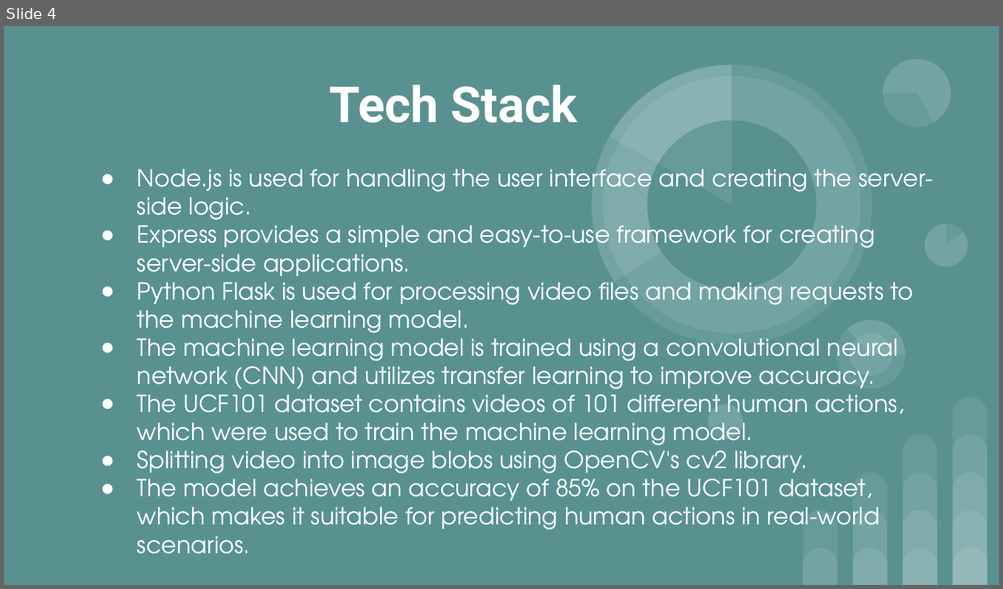
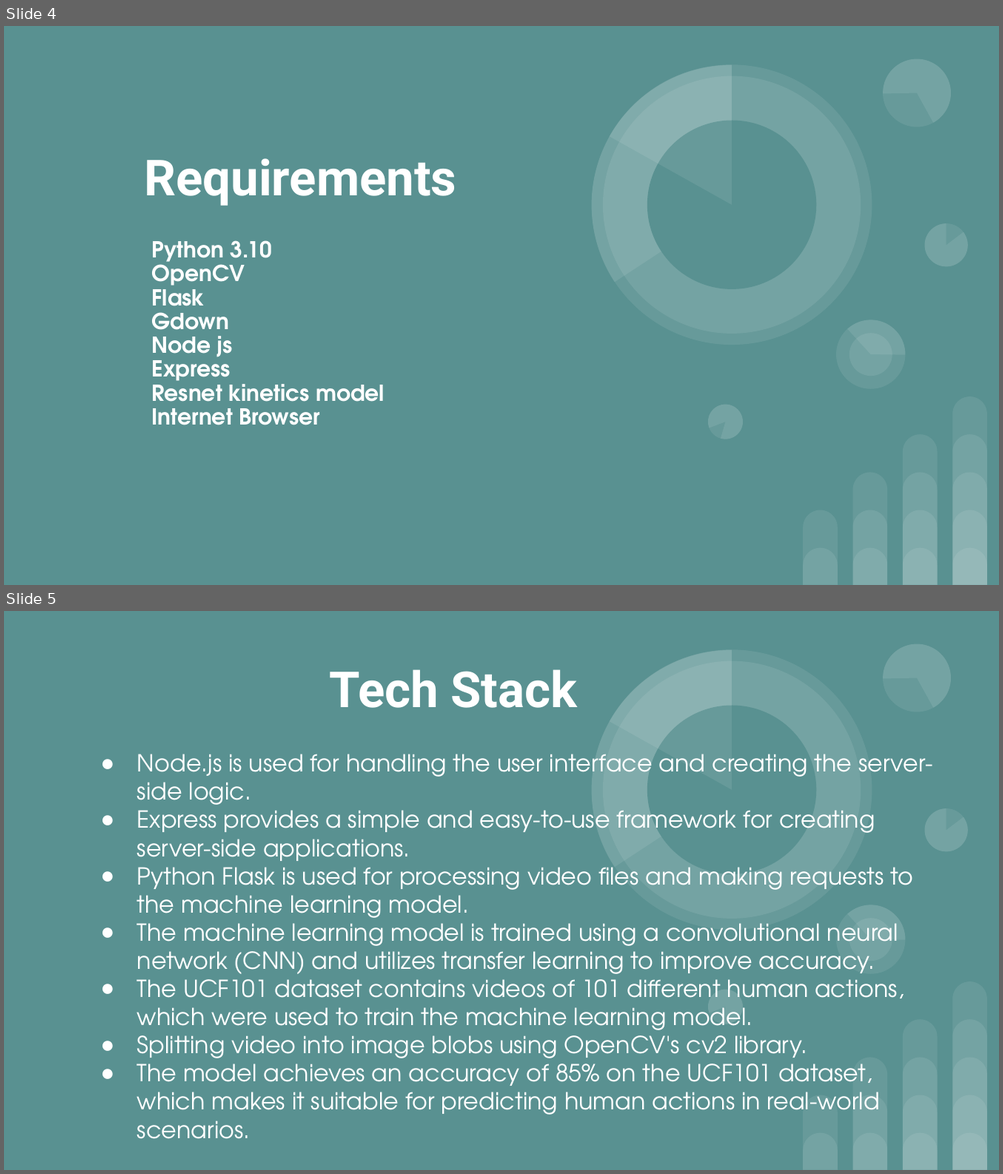
Before and after one commit to raoajith2210/HumanActionRecognition, a slide deck: Human Action Recognition - Presentation.pptx. Shown one above the other, each under a label of ours: slide 4 before the commit, slides 4 and 5 after it. The pictures are 1003x589 and 1003x1174 pixels, drawn with LibreOffice and Linux fonts; fonts in the diff are those of the drawing. Boxes give left, top, right and bottom in pixels: in the first picture for what was removed or moved away, otherwise in the second. Text is boxed around its words. In the diff, an @@ line names an element or a change of style, - is before the commit and + after.

```diff
--- a/Human Action Recognition - Presentation.pptx
+++ b/Human Action Recognition - Presentation.pptx
@@ slide 4 added at [4, 26, 999, 585], background #599191; not listed: 28 template elements that a slide beside it also shows @@
@@ title added at [144, 158, 456, 206], 36 pt, text #FFFFFF, bold @@
+Requirements
@@ subtitle added at [152, 241, 384, 426], 16 pt, text #FFFFFF, bold @@
+Python 3.10
+OpenCV
+Flask
+Gdown
+Node js
+Express
+Resnet kinetics model
+Internet Browser
@@ what was slide 4 is now slide 5 @@
```
Also in this commit, not shown: 1 slide changed.
